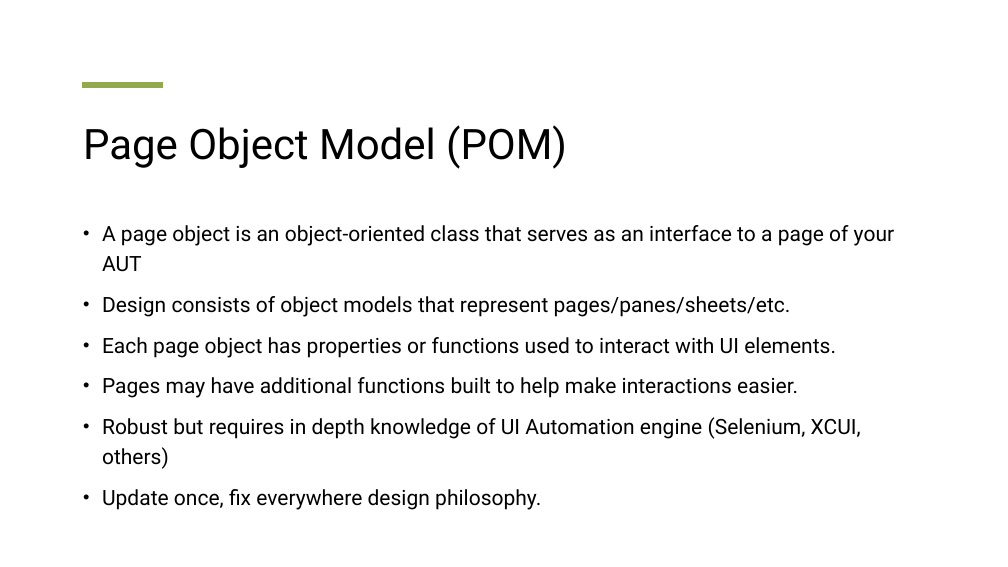
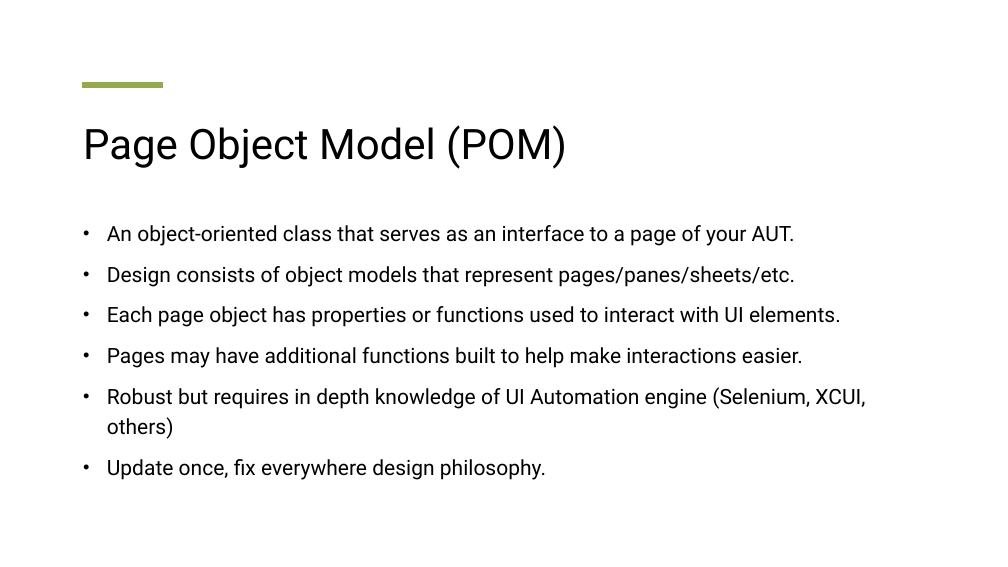
Before and after one commit to Snip3rM00n/pnsqc_quality_jam_demo, a slide deck: slide 5 of HybridPOMLFM.pptx (slide 3 before the commit). Drawn at 1008x567 pixels with LibreOffice and Linux fonts; fonts in the diff are those of the drawing. Boxes give left, top, right and bottom in pixels: in the first picture for what was removed or moved away, otherwise in the second. Text is boxed around its words. In the diff, an @@ line names an element or a change of style, - is before the commit and + after.

```diff
--- a/HybridPOMLFM.pptx
+++ b/HybridPOMLFM.pptx
@@ text at box(107, 225, 795, 246): text changed @@
-• A page object is an object-oriented class that serves as an interface to a page of your AUT
+• An object-oriented class that serves as an interface to a page of your AUT.
@@ text at box(107, 266, 865, 480): indent changed @@
```
Also in this commit, not shown: 1 other slide changed, 10 slides added, 11 other files.
